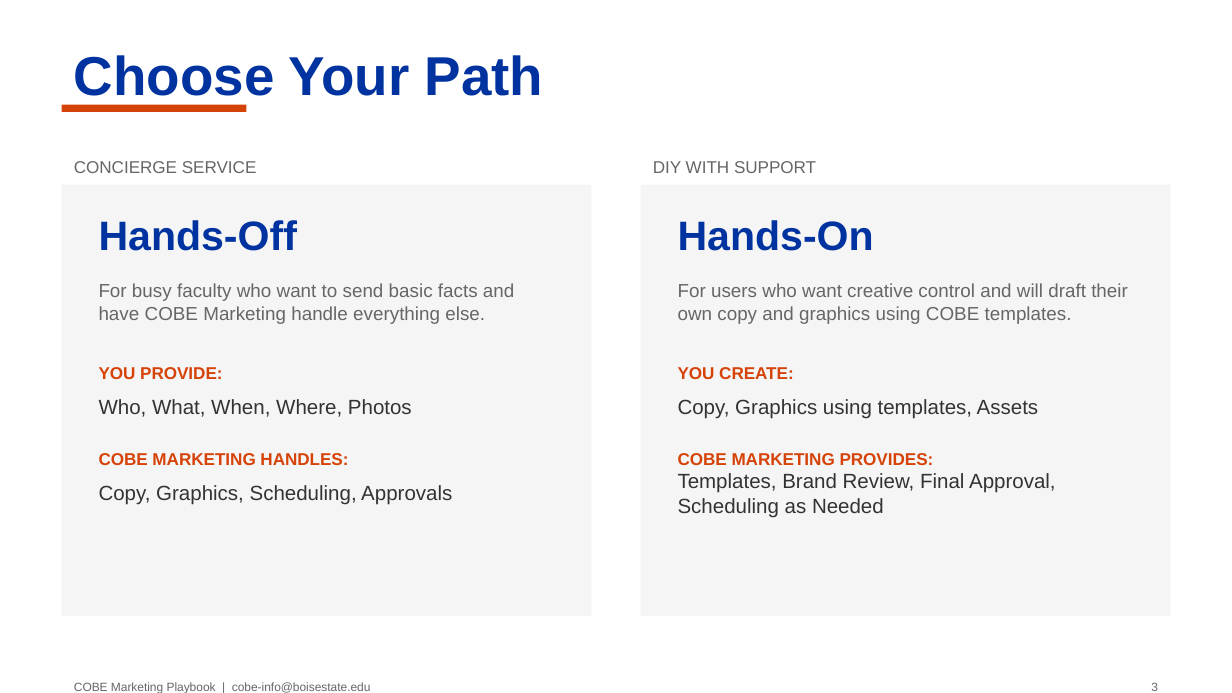
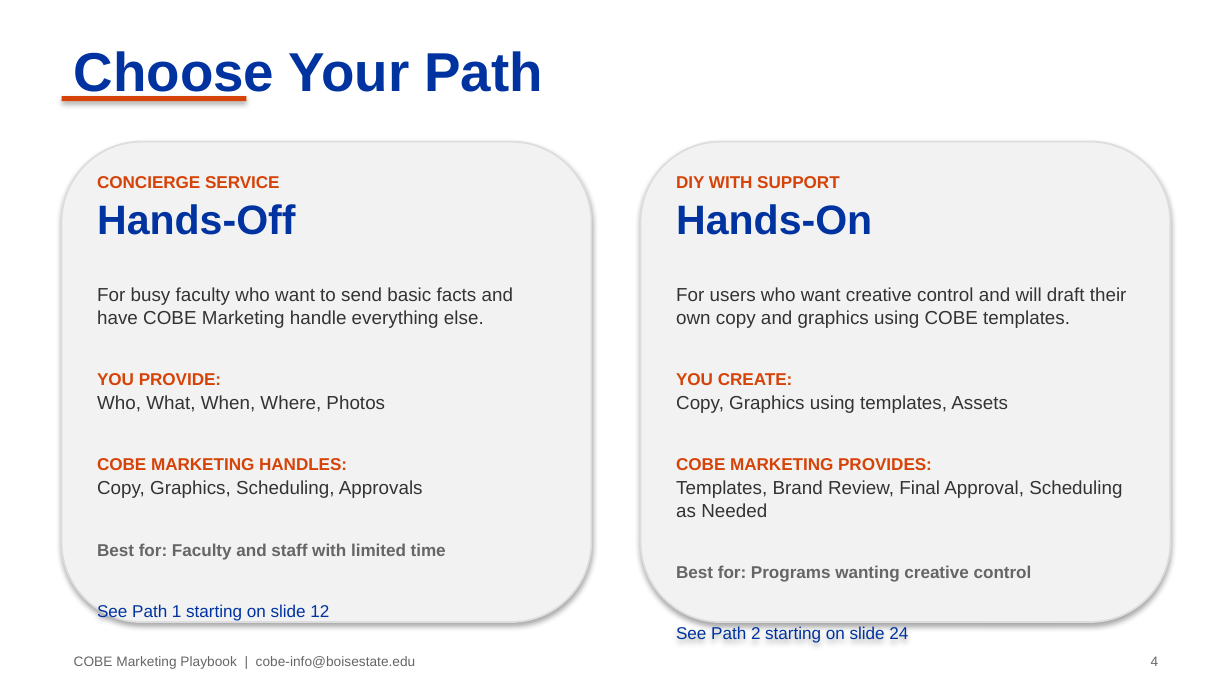
Before and after one commit to BenHowerton/RHM-Marketing-Handbook, a slide deck: slide 4 of COBE Marketing Playbook Updated After Comments.pptx (slide 3 before the commit). Drawn at 1232x693 pixels with LibreOffice and Linux fonts; fonts in the diff are those of the drawing. Boxes give left, top, right and bottom in pixels: in the first picture for what was removed or moved away, otherwise in the second. Text is boxed around its words. In the diff, an @@ line names an element or a change of style, - is before the commit and + after.

```diff
--- a/COBE Marketing Playbook Updated After Comments.pptx
+++ b/COBE Marketing Playbook Updated After Comments.pptx
@@ text "Choose Your Path" at bbox=[74, 51, 543, 101]: vertical alignment middle to top @@
@@ rectangle: place and size @@
-rectangle at bbox=[62, 105, 246, 112]
+rectangle at bbox=[62, 96, 246, 101]
@@ rectangle at bbox=[62, 96, 246, 101]: shadow on @@
@@ rounded rectangle added at bbox=[62, 142, 591, 622], fill #F2F2F2, outline #DDDDDD 1 pt, 11 pt, text #333333 @@
+CONCIERGE SERVICE
+Hands-Off
+For busy faculty who want to send basic facts and have COBE Marketing handle everything else.
+YOU PROVIDE:
+Who, What, When, Where, Photos
+COBE MARKETING HANDLES:
+Copy, Graphics, Scheduling, Approvals
+Best for: Faculty and staff with limited time
+See Path 1 starting on slide 12
@@ rounded rectangle added at bbox=[641, 142, 1170, 622], fill #F2F2F2, outline #DDDDDD 1 pt, 11 pt, text #333333 @@
+DIY WITH SUPPORT
+Hands-On
+For users who want creative control and will draft their own copy and graphics using COBE templates.
+YOU CREATE:
+Copy, Graphics using templates, Assets
+COBE MARKETING PROVIDES:
+Templates, Brand Review, Final Approval, Scheduling as Needed
+Best for: Programs wanting creative control
+See Path 2 starting on slide 24
@@ text removed at bbox=[74, 161, 257, 173] @@
-CONCIERGE SERVICE
@@ text removed at bbox=[653, 161, 816, 173] @@
-DIY WITH SUPPORT
@@ rectangle removed at bbox=[62, 185, 591, 616] @@
@@ rectangle removed at bbox=[641, 185, 1170, 616] @@
@@ text removed at bbox=[99, 220, 297, 251] @@
-Hands-Off
@@ text removed at bbox=[678, 220, 874, 251] @@
-Hands-On
@@ text removed at bbox=[99, 283, 514, 324] @@
-For busy faculty who want to send basic facts and have COBE Marketing handle everything else.
@@ text removed at bbox=[678, 283, 1128, 324] @@
-For users who want creative control and will draft their own copy and graphics using COBE templates.
@@ text removed at bbox=[99, 367, 222, 379] @@
-YOU PROVIDE:
@@ text removed at bbox=[678, 367, 793, 379] @@
-YOU CREATE:
@@ text removed at bbox=[99, 399, 412, 417] @@
-Who, What, When, Where, Photos
@@ text removed at bbox=[678, 399, 1039, 419] @@
-Copy, Graphics using templates, Assets
@@ text removed at bbox=[99, 453, 348, 465] @@
-COBE MARKETING HANDLES:
@@ text removed at bbox=[678, 453, 934, 465] @@
-COBE MARKETING PROVIDES:
@@ text removed at bbox=[678, 473, 1056, 518] @@
-Templates, Brand Review, Final Approval, Scheduling as Needed
@@ text removed at bbox=[99, 485, 452, 505] @@
-Copy, Graphics, Scheduling, Approvals
@@ text "COBE Marketing Playbook | cobe-info@boisestate.edu": place and size @@
-text "COBE Marketing Playbook | cobe-info@boisestate.edu" at bbox=[74, 682, 371, 693]
+text "COBE Marketing Playbook | cobe-info@boisestate.edu" at bbox=[74, 656, 416, 669]
@@ text "COBE Marketing Playbook | cobe-info@boisestate.edu" at bbox=[74, 656, 416, 669]: size 7 to 8 pt @@
@@ text added at bbox=[1151, 656, 1159, 666], 8 pt, text #666666 @@
+4
@@ text removed at bbox=[1151, 682, 1158, 691] @@
-3
```
Also in this commit, not shown: 24 other slides changed, 20 slides added, 12 slides removed.
